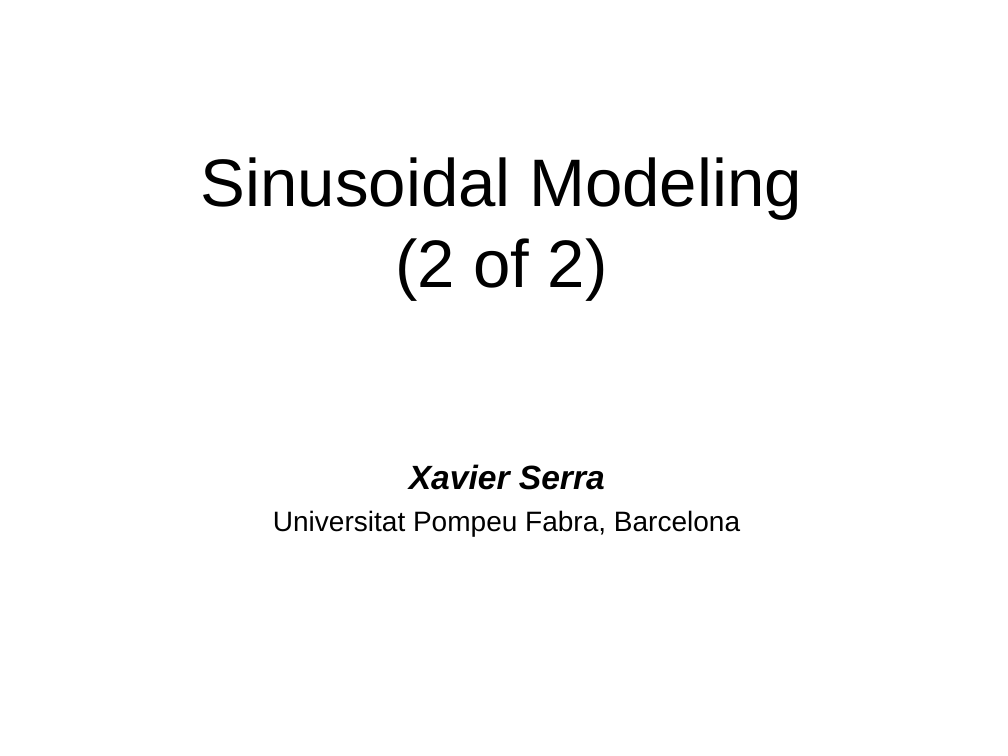
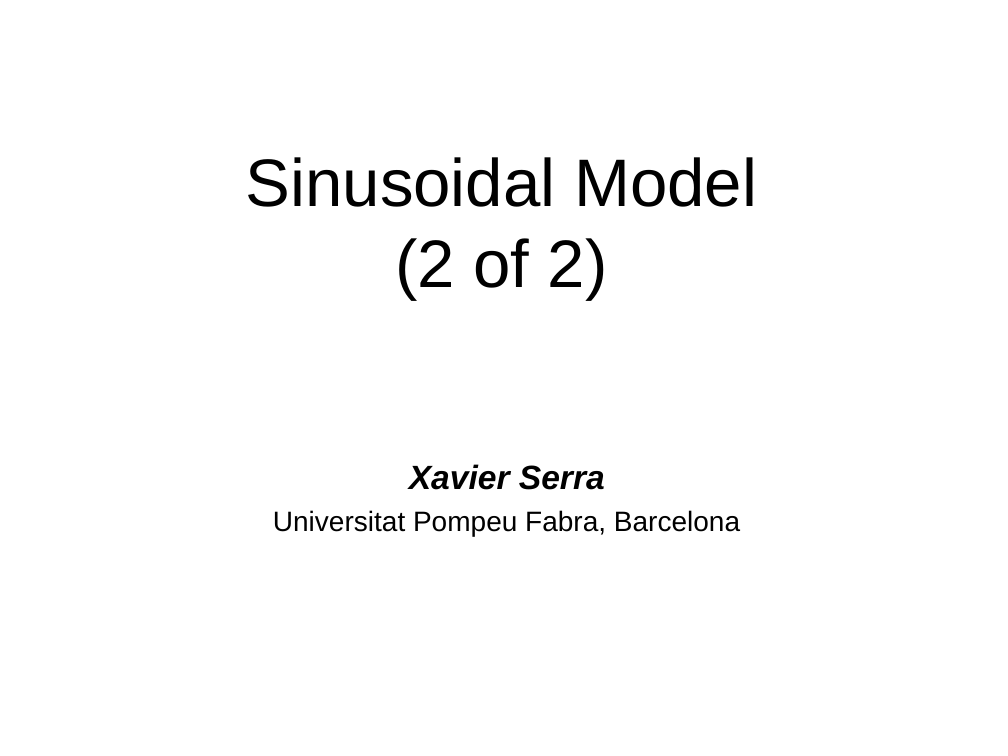
Before and after one commit to MTG/sms-tools, a slide deck: slide 1 of lectures/5-Sinusoidal-model/Sinusoidal-Model-2.odp. Drawn at 1008x756 pixels with LibreOffice and Linux fonts; fonts in the diff are those of the drawing. Boxes give left, top, right and bottom in pixels: in the first picture for what was removed or moved away, otherwise in the second. Text is boxed around its words. In the diff, an @@ line names an element or a change of style, - is before the commit and + after.

```diff
--- a/lectures/5-Sinusoidal-model/Sinusoidal-Model-2.odp
+++ b/lectures/5-Sinusoidal-model/Sinusoidal-Model-2.odp
@@ title at box(246, 157, 757, 299): text changed @@
-Sinusoidal Modeling
-(2 of 2)
+Sinusoidal Model
+(2 of 2)
```
Also in this commit, not shown: 1 other slide changed, 4 slides added, 6 slides removed, 31 other files.
